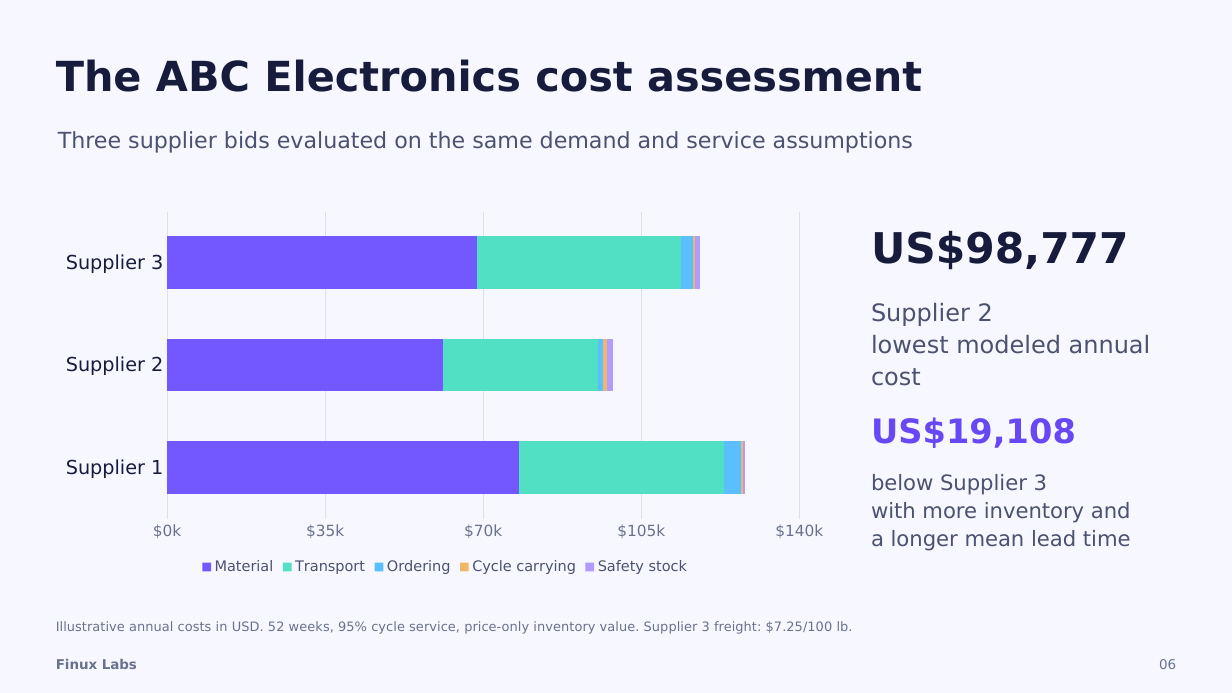
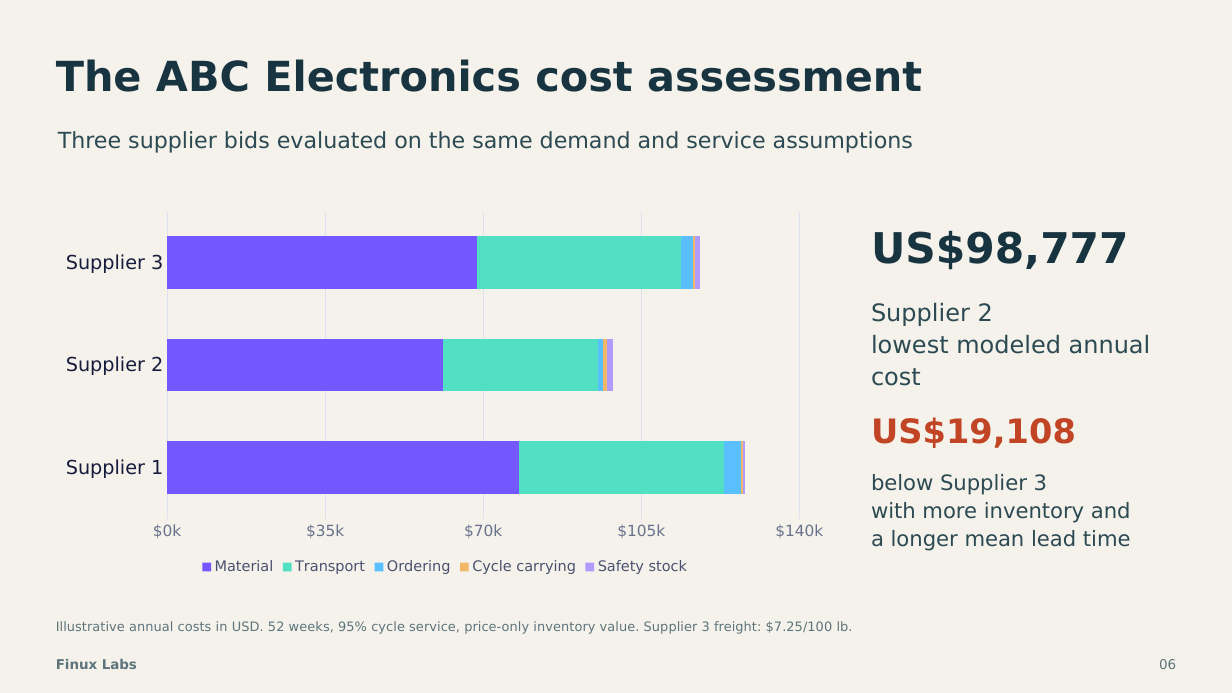
Before and after one commit to finuxlabs/FinuxLabs.github.io, a slide deck: slide 6 of docs/publish/pitch-agentic-procurement/Finux-Labs-Procurement-AI-Pitch-15-Slides.pptx. Drawn at 1232x693 pixels with LibreOffice and Linux fonts; fonts in the diff are those of the drawing. Boxes give left, top, right and bottom in pixels: in the first picture for what was removed or moved away, otherwise in the second. Text is boxed around its words. In the diff, an @@ line names an element or a change of style, - is before the commit and + after.

```diff
--- a/docs/publish/pitch-agentic-procurement/Finux-Labs-Procurement-AI-Pitch-15-Slides.pptx
+++ b/docs/publish/pitch-agentic-procurement/Finux-Labs-Procurement-AI-Pitch-15-Slides.pptx
@@ background #F7F8FF to #F4F2EB @@
@@ text "The ABC Electronics cost assessment" at [56, 59, 922, 92]: text colour #171C3D to #183440 @@
@@ text "US$98,777" at [871, 231, 1129, 270]: text colour #171C3D to #183440 @@
@@ text "US$19,108" at [871, 417, 1076, 448]: text colour #6847F5 to #C14424 @@
@@ text colour #4B526F to #2D4A53 in 3 elements at [58, 131, 913, 153], [871, 302, 1151, 386], [871, 474, 1131, 551] @@
@@ text colour #69728D to #5E747C in 3 elements at [56, 659, 137, 669], [1159, 659, 1176, 669], [56, 621, 853, 634] @@
```
Also in this commit, not shown: 15 other slides changed, 2 other files.
